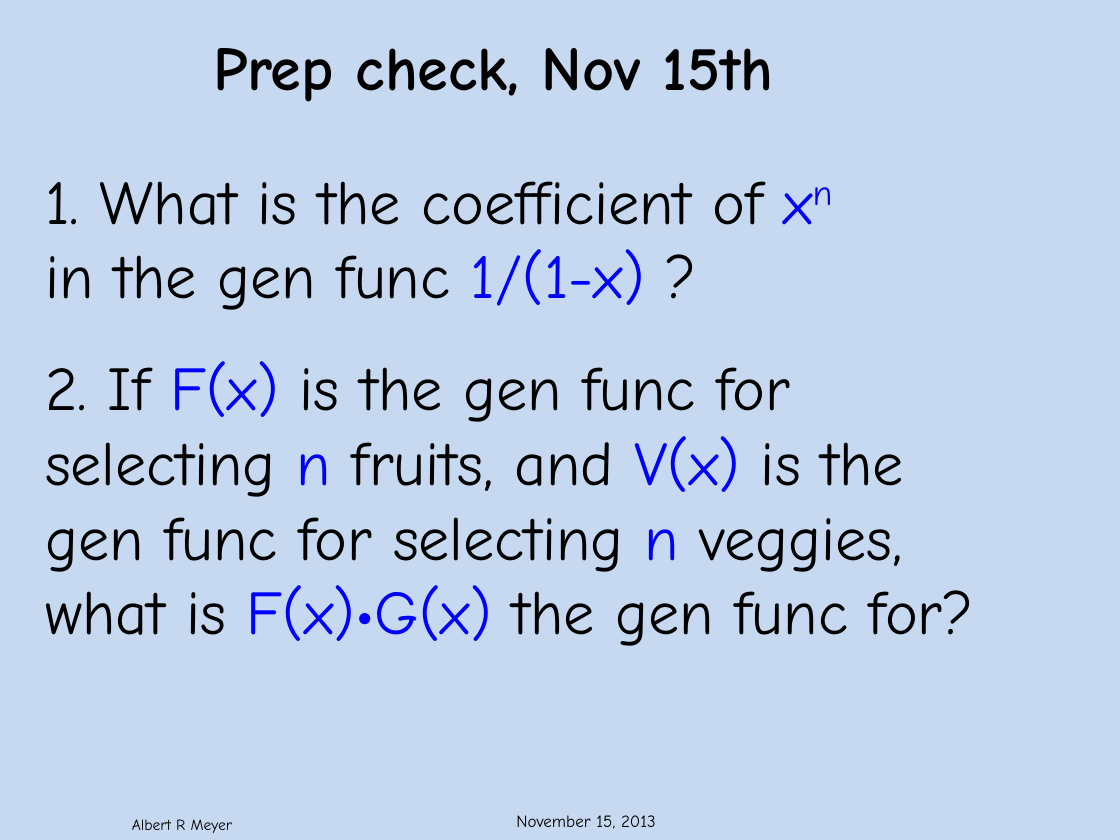
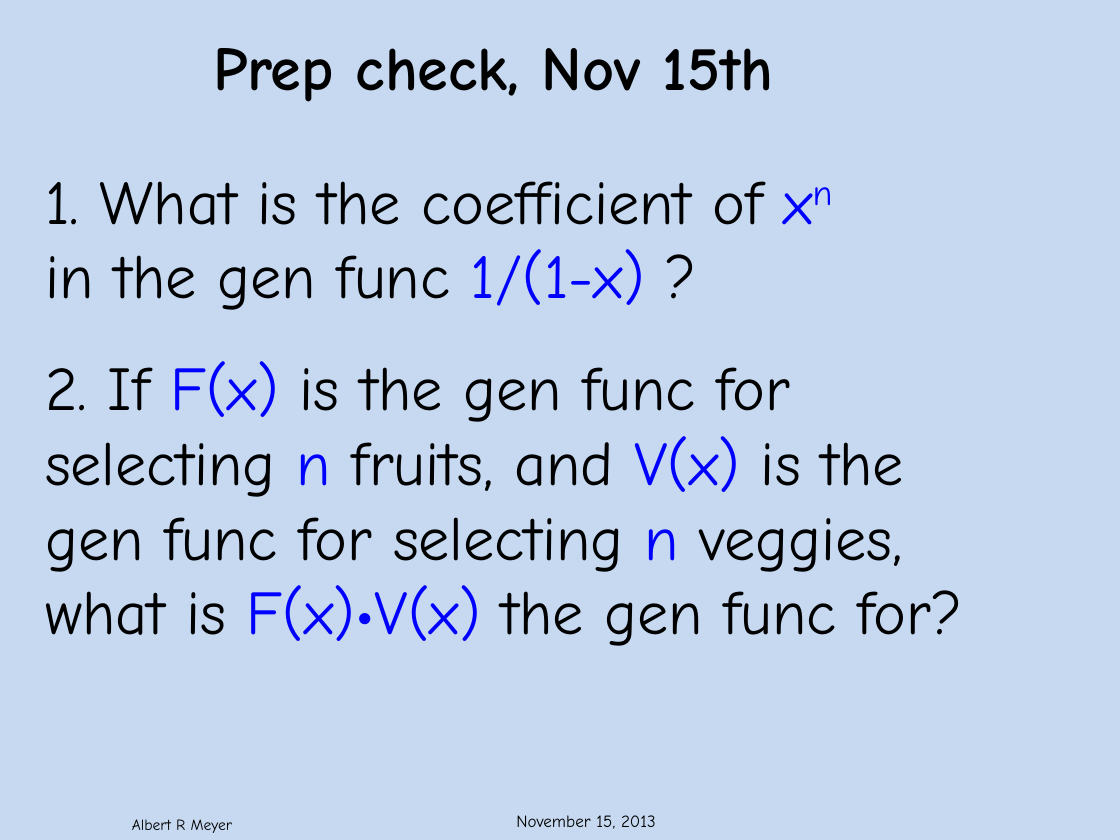
Before and after one commit to armeyer/mcs_web, a slide deck: slide 1 of fall13/slidesF13/prepcheck.11-15.pptx. Drawn at 1120x840 pixels with LibreOffice and Linux fonts; fonts in the diff are those of the drawing; background and template pictures are left out. Boxes give left, top, right and bottom in pixels: in the first picture for what was removed or moved away, otherwise in the second. Text is boxed around its words. In the diff, an @@ line names an element or a change of style, - is before the commit and + after.

Commit message:
typo prepcheck.11-15.pptx

```diff
--- a/fall13/slidesF13/prepcheck.11-15.pptx
+++ b/fall13/slidesF13/prepcheck.11-15.pptx
@@ text at bbox=[45, 585, 963, 646]: text changed @@
-what is F(x)•G(x) the gen func for?
+what is F(x)•V(x) the gen func for?
```
